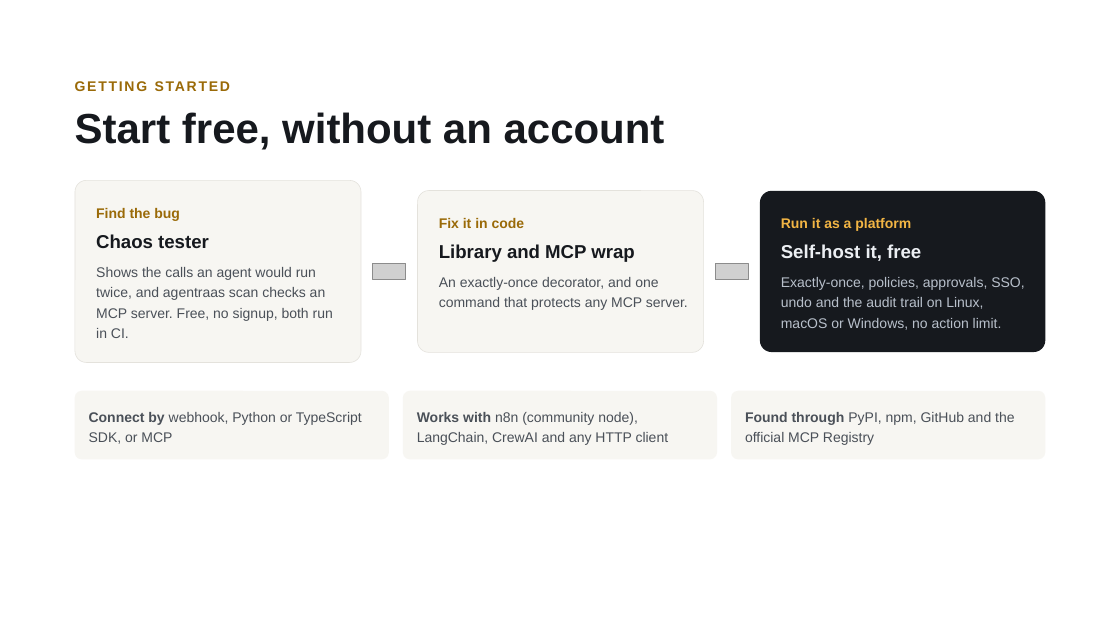
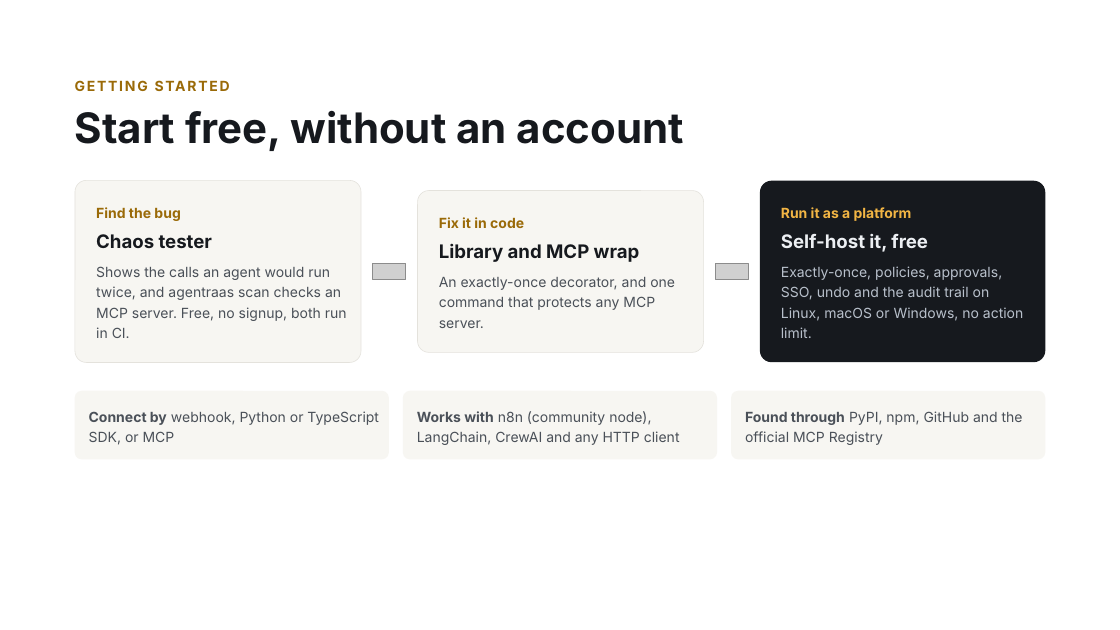
Before and after one commit to agentraas/agentraas, a slide deck: slide 8 of docs/presentations/AgentRaaS-deck.pptx. Drawn at 1120x630 pixels with LibreOffice and Linux fonts; fonts in the diff are those of the drawing; grey boxes stand for pictures. Boxes give left, top, right and bottom in pixels: in the first picture for what was removed or moved away, otherwise in the second. Text is boxed around its words. In the diff, an @@ line names an element or a change of style, - is before the commit and + after.

```diff
--- a/docs/presentations/AgentRaaS-deck.pptx
+++ b/docs/presentations/AgentRaaS-deck.pptx
@@ font Arial to Inter in 14 elements at bbox=[75, 75, 1075, 97], bbox=[96, 207, 180, 221], bbox=[96, 234, 212, 248], bbox=[96, 266, 347, 338], bbox=[439, 217, 524, 228], bbox=[439, 243, 640, 262], bbox=[439, 277, 675, 328], bbox=[75, 391, 389, 460], bbox=[403, 391, 718, 460], bbox=[731, 391, 1045, 460], bbox=[781, 266, 1023, 338], bbox=[781, 207, 912, 221], bbox=[781, 234, 928, 252], bbox=[75, 110, 684, 151] @@
@@ rounded rectangle: place and size @@
-rounded rectangle at bbox=[760, 191, 1046, 352]
+rounded rectangle at bbox=[760, 181, 1046, 362]
@@ rounded rectangle at bbox=[760, 181, 1046, 362]: proportions changed @@
@@ text "Run it as a platform": place and size @@
-text "Run it as a platform" at bbox=[781, 218, 911, 231]
+text "Run it as a platform" at bbox=[781, 207, 912, 221]
@@ text "Self-host it, free": place and size @@
-text "Self-host it, free" at bbox=[781, 244, 921, 261]
+text "Self-host it, free" at bbox=[781, 234, 928, 252]
@@ text "Exactly-once, policies, approvals, SSO, undo ...": place and size @@
-text "Exactly-once, policies, approvals, SSO, undo ..." at bbox=[781, 277, 1024, 330]
+text "Exactly-once, policies, approvals, SSO, undo ..." at bbox=[781, 266, 1023, 338]
```
Also in this commit, not shown: 12 other slides changed, 1 other file.
